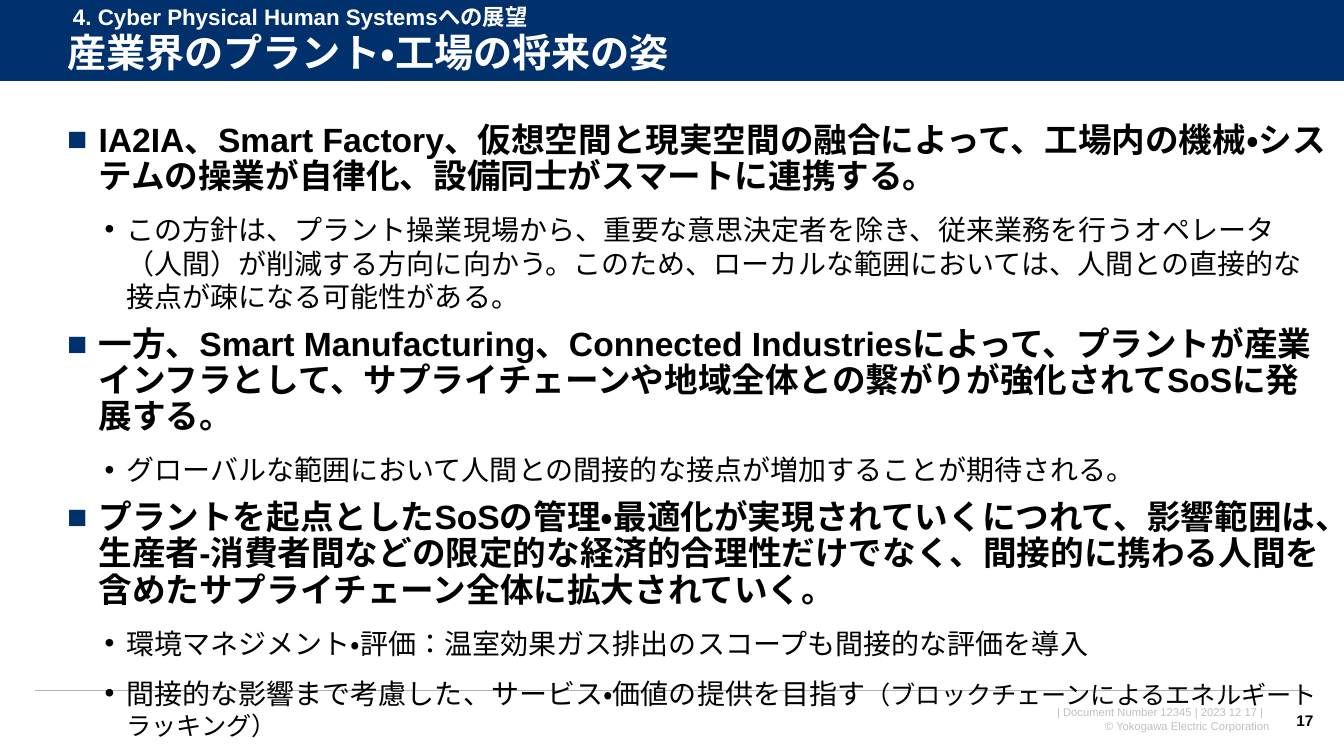
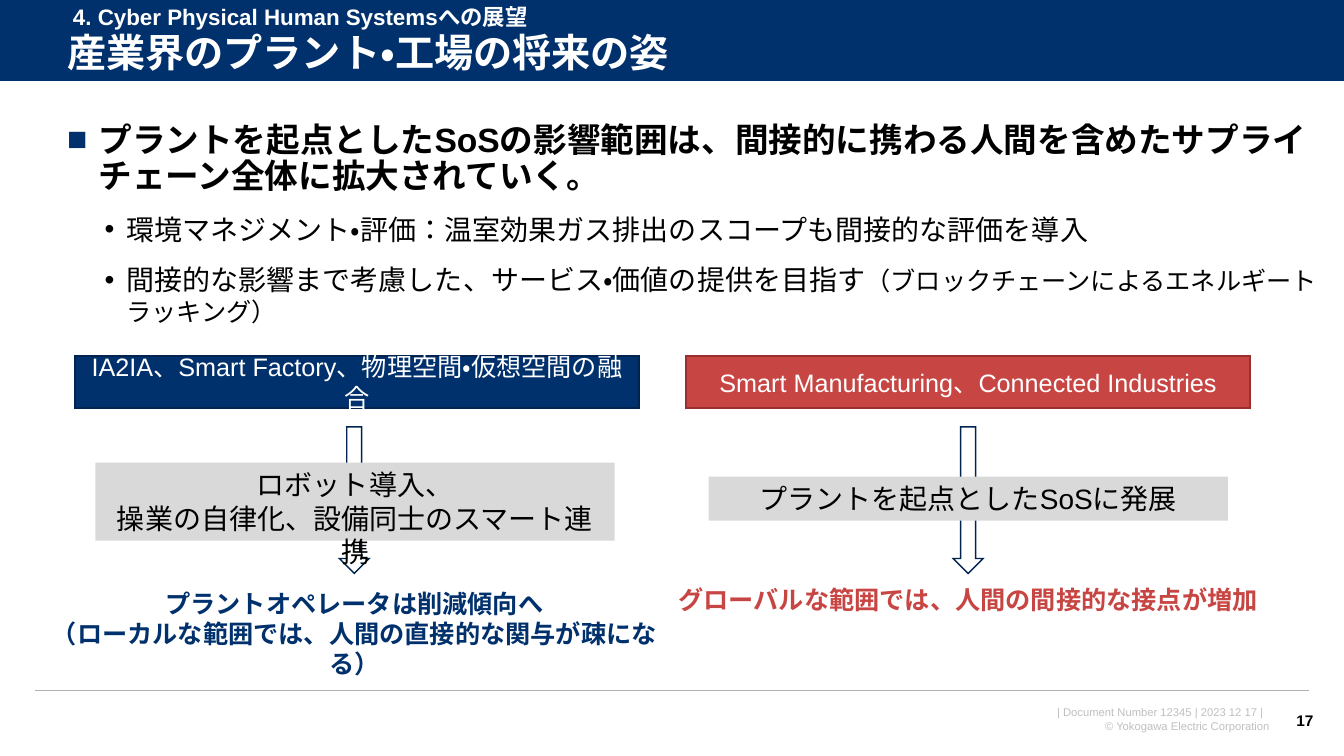
Before and after one commit to watarukumagai-git/opt, a slide deck: slide 17 of SoS/conf2023/231217_横幹連合コンファレンス_熊谷.pptx. Drawn at 1344x756 pixels with LibreOffice and Linux fonts; fonts in the diff are those of the drawing; background and template pictures are left out. Boxes give left, top, right and bottom in pixels: in the first picture for what was removed or moved away, otherwise in the second. Text is boxed around its words. In the diff, an @@ line names an element or a change of style, - is before the commit and + after.

```diff
--- a/SoS/conf2023/231217_横幹連合コンファレンス_熊谷.pptx
+++ b/SoS/conf2023/231217_横幹連合コンファレンス_熊谷.pptx
@@ text at <box>99,123,1307,191</box>: text changed @@
-■ IA2IA、Smart Factory、仮想空間と現実空間の融合によって、工場内の機械・システムの操業が自律化、設備同士がスマートに連携する。
-  • この方針は、プラント操業現場から、重要な意思決定者を除き、従来業務を行うオペレータ（人間）が削減する方向に向かう。このため、ローカルな範囲においては、人間との直接的な接点が疎になる可能性がある。
-■ 一方、Smart Manufacturing、Connected Industriesによって、プラントが産業インフラとして、サプライチェーンや地域全体との繋がりが強化されてSoSに発展する。
-  • グローバルな範囲において人間との間接的な接点が増加することが期待される。
-■ プラントを起点としたSoSの管理・最適化が実現されていくにつれて、影響範囲は、生産者-消費者間などの限定的な経済的合理性だけでなく、間接的に携わる人間を含めたサプライチェーン全体に拡大されていく。
+■ プラントを起点としたSoSの影響範囲は、間接的に携わる人間を含めたサプライチェーン全体に拡大されていく。
@@ rectangle added at <box>75,356,639,408</box>, fill #00316C, outline #002450 1 pt, 18 pt, text #FFFFFF @@
+IA2IA、Smart Factory、物理空間・仮想空間の融合
@@ rectangle added at <box>687,356,1251,408</box>, fill #C74643, outline #9A302E 1 pt, 18 pt, text #FFFFFF @@
+Smart Manufacturing、Connected Industries
@@ right arrow added at <box>339,427,370,573</box>, fill #FFFFFF, outline #002450 1 pt @@
@@ right arrow added at <box>953,427,984,573</box>, fill #FFFFFF, outline #002450 1 pt @@
@@ rectangle added at <box>96,463,615,540</box>, fill #D9D9D9, 20 pt, text #000000 @@
+ロボット導入、
+操業の自律化、設備同士のスマート連携
@@ rectangle added at <box>709,477,1228,521</box>, fill #D9D9D9, 20 pt, text #000000 @@
+プラントを起点としたSoSに発展
@@ text added at <box>52,591,657,646</box>, 18 pt, text #00316C, bold @@
+プラントオペレータは削減傾向へ
+（ローカルな範囲では、人間の直接的な関与が疎になる）
@@ text added at <box>678,587,1257,612</box>, 18 pt, text #C74643, bold @@
+グローバルな範囲では、人間の間接的な接点が増加
```
Also in this commit, not shown: 12 other slides changed, 3 slides added, 2 slides removed.
